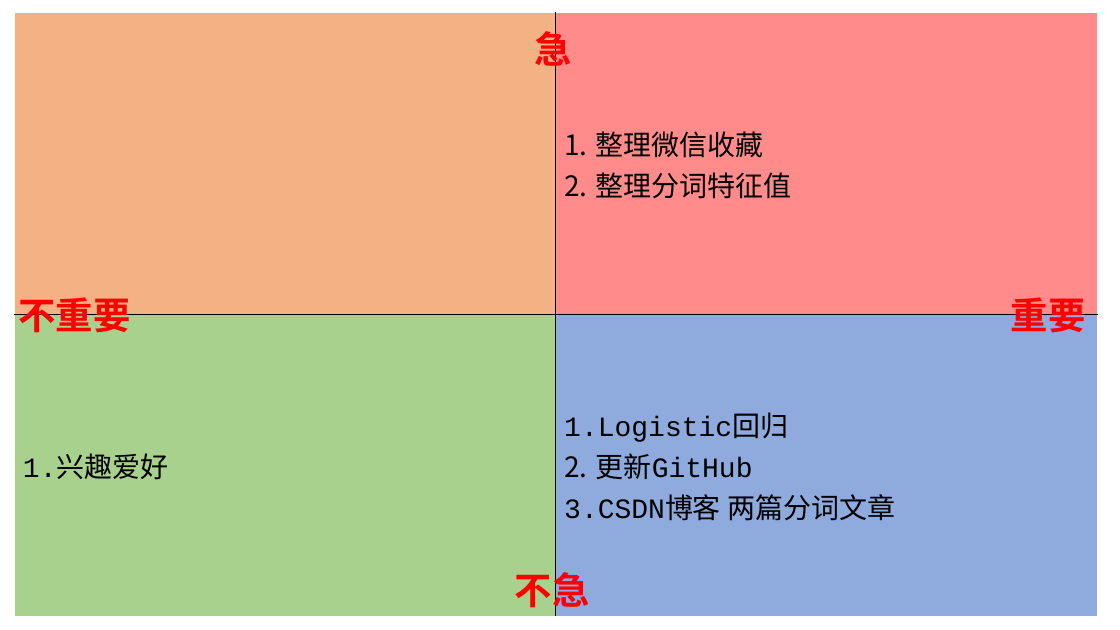
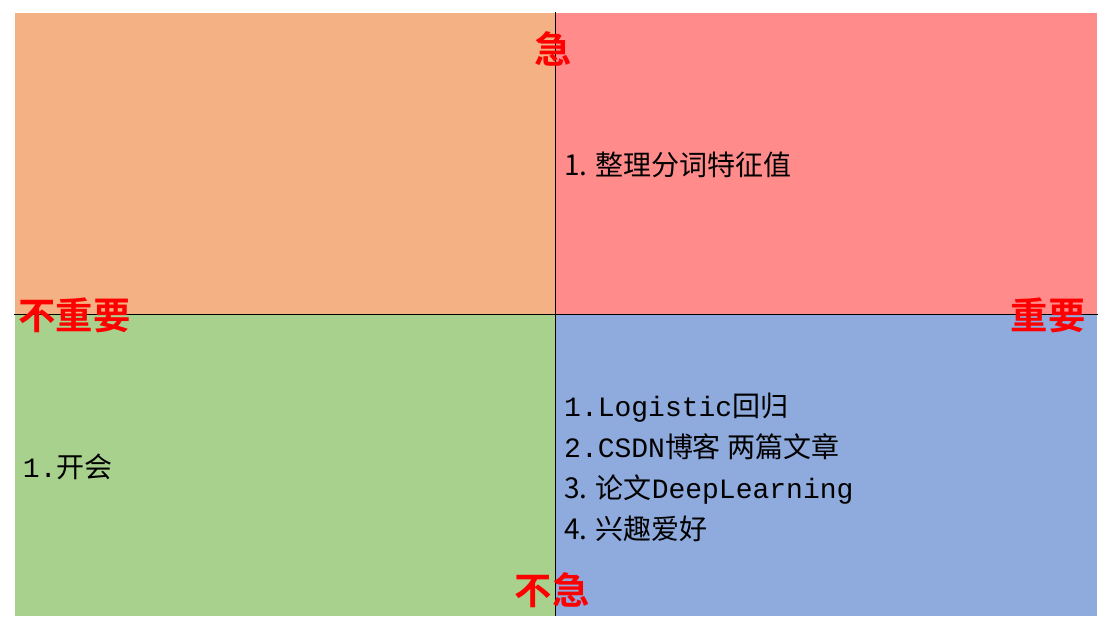
Before and after one commit to lixiangjie/ZX, a slide deck: slide 1 of 重要 急 不重要 不急.pptx. Drawn at 1120x630 pixels with LibreOffice and Linux fonts; fonts in the diff are those of the drawing. Boxes give left, top, right and bottom in pixels: in the first picture for what was removed or moved away, otherwise in the second. Text is boxed around its words. In the diff, an @@ line names an element or a change of style, - is before the commit and + after.

```diff
--- a/重要 急 不重要 不急.pptx
+++ b/重要 急 不重要 不急.pptx
@@ table at (x1=14, y1=13, x2=1096, y2=617) @@
-row 1, column 2: 整理微信收藏 / 整理分词特征值
+row 1, column 2: 整理分词特征值
-row 2, column 1: 1.兴趣爱好
+row 2, column 1: 1.开会
-row 2, column 2: Logistic回归 / 更新GitHub / CSDN博客 两篇分词文章
+row 2, column 2: Logistic回归 / CSDN博客 两篇文章 / 论文DeepLearning / 兴趣爱好
```
Also in this commit, not shown: 1 other file.
